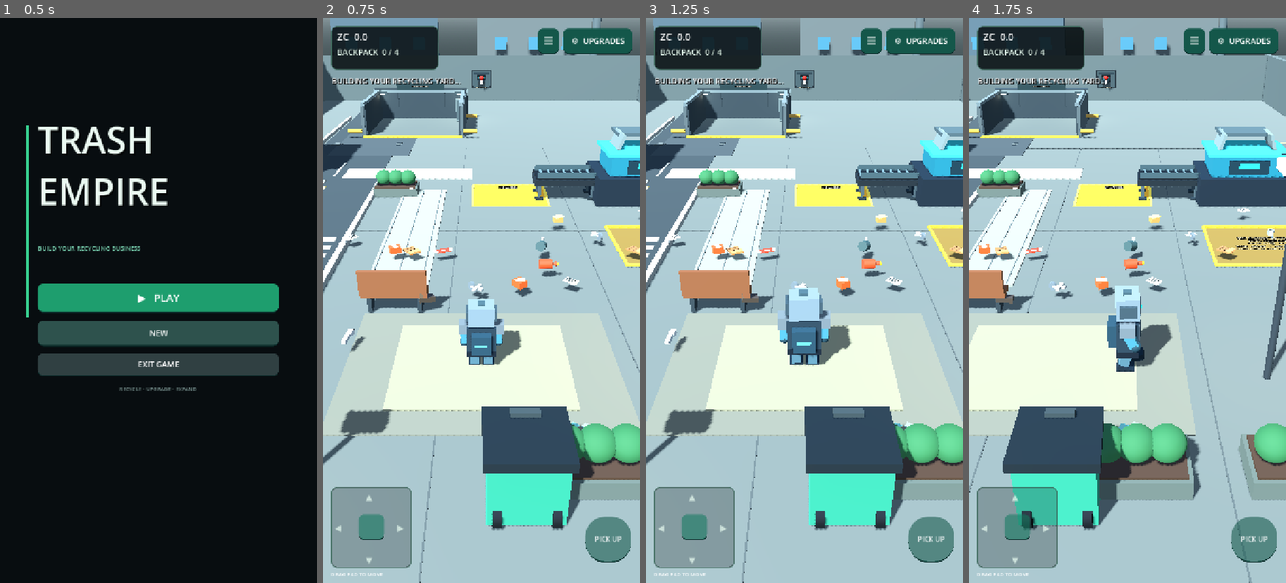
Above: before the commit, frames 1-4 (left to right).
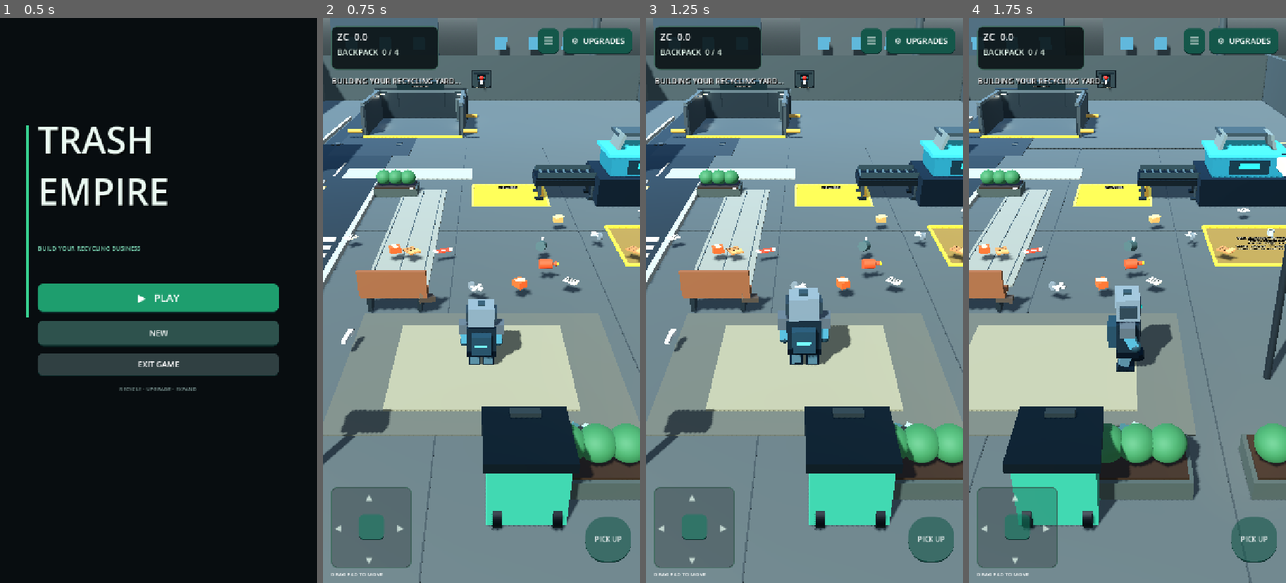
Above: after the commit, the same moments.

Repository: zekainstabot/trash-empire
Game: Godot game, scene res://Scenes/Main.tscn
Two runs of this game, one before a commit and one after it. Both use one fixed random seed, a clock stepped at 60 frames per second and the inputs below.
Inputs (mouse positions are in pixels of both pictures, inside the frame that each line leads up to):
- Up to frame 1 (0.5 s): no input
- Up to frame 2 (0.75 s): click "▶ PLAY" at 0.5 s
- Up to frame 3 (1.25 s): no input
- Up to frame 4 (1.75 s): move the mouse to (1197, 272) at 1.27 s; hold D (move_right) from 1.28 s (still down); click (1197, 272) at 1.42 s

Frame 1 is identical in both runs. In frame 2, 84% of the frame differs, in the area x 0-100%, y 0-100%; in frame 3, 84%; in frame 4, 82%.

Commit message:
Improve realistic lighting and PBR material response

Diff:
--- a/Scripts/main.gd
+++ b/Scripts/main.gd
@@ -171,16 +171,20 @@
 	sky_resource.sky_material = sky_material
 	env.sky = sky_resource
 	env.ambient_light_source = Environment.AMBIENT_SOURCE_COLOR
-	env.ambient_light_color = Color(0.68, 0.76, 0.86)
-	env.ambient_light_energy = 0.8
+	env.ambient_light_color = Color(0.72, 0.77, 0.82)
+	env.ambient_light_energy = 0.92
 	env.tonemap_mode = Environment.TONE_MAPPER_FILMIC
+	env.tonemap_exposure = 1.08
+	env.tonemap_white = 5.0
 	world_env.environment = env
 	add_child(world_env)
 
 	var sun := DirectionalLight3D.new()
 	sun.rotation_degrees = Vector3(-48, -32, 0)
-	sun.light_energy = 1.15
+	sun.light_energy = 1.28
 	sun.shadow_enabled = true
+	sun.shadow_bias = 0.035
+	sun.directional_shadow_max_distance = 75.0
 	add_child(sun)
 
 	# Main concrete yard and worn work zones.
@@ -3376,9 +3380,23 @@
 	return style
 
 func _mat(color: Color) -> StandardMaterial3D:
+	# More convincing PBR response: dark neutral surfaces read as rubber/steel,
+	# while painted, organic and concrete surfaces keep a softer matte finish.
 	var material := StandardMaterial3D.new()
 	material.albedo_color = color
-	material.roughness = 0.82
+	var highest := maxf(color.r, maxf(color.g, color.b))
+	var lowest := minf(color.r, minf(color.g, color.b))
+	var chroma := highest - lowest
+	var luminance := color.get_luminance()
+	if chroma < 0.13 and luminance < 0.42:
+		material.metallic = 0.48
+		material.roughness = 0.48
+	elif chroma < 0.16 and luminance < 0.72:
+		material.metallic = 0.22
+		material.roughness = 0.58
+	else:
+		material.metallic = 0.04
+		material.roughness = 0.68
 	return material
 
 func _label(value: String, pos: Vector2, font_size: int, parent: Node) -> Label:
